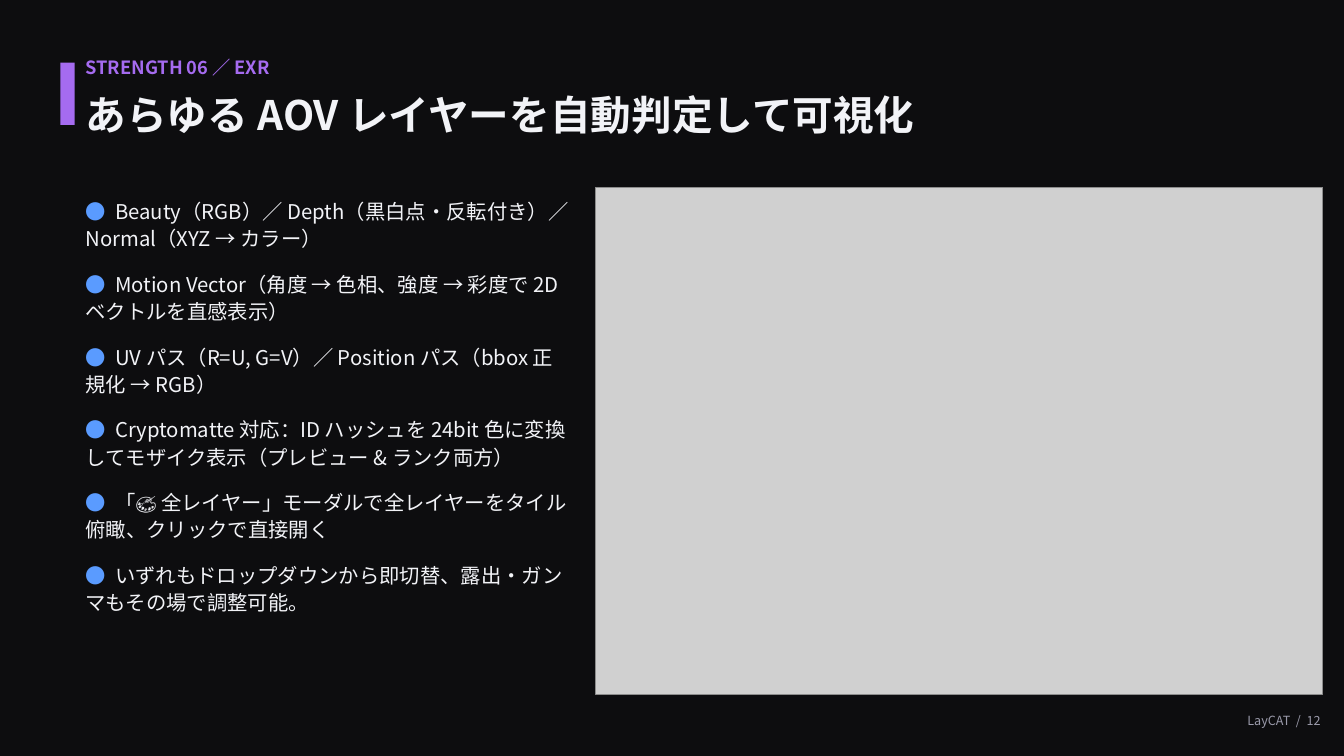
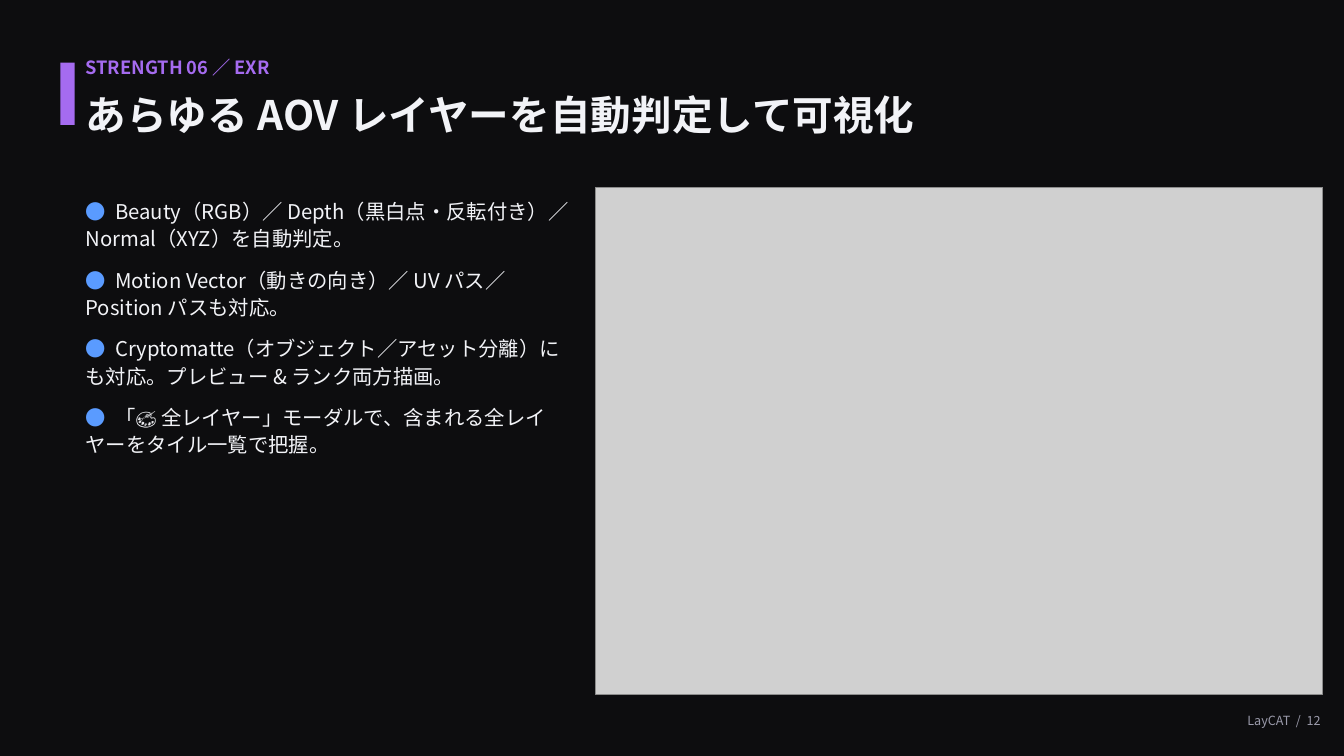
Before and after one commit to ogshaw03/lay_cat, a slide deck: slide 12 of LayCAT_紹介プレゼン.pptx. Drawn at 1344x756 pixels with LibreOffice and Linux fonts; fonts in the diff are those of the drawing; grey boxes stand for pictures. Boxes give left, top, right and bottom in pixels: in the first picture for what was removed or moved away, otherwise in the second. Text is boxed around its words. In the diff, an @@ line names an element or a change of style, - is before the commit and + after.

```diff
--- a/LayCAT_紹介プレゼン.pptx
+++ b/LayCAT_紹介プレゼン.pptx
@@ text at box(86, 201, 568, 454): text changed @@
-● Beauty（RGB）／ Depth（黒白点・反転付き）／ Normal（XYZ → カラー）
-● Motion Vector（角度 → 色相、強度 → 彩度で 2D ベクトルを直感表示）
-● UV パス（R=U, G=V）／ Position パス（bbox 正規化 → RGB）
-● Cryptomatte 対応：ID ハッシュを 24bit 色に変換してモザイク表示（プレビュー & ランク両方）
-● 「🎨 全レイヤー」モーダルで全レイヤーをタイル俯瞰、クリックで直接開く
-● いずれもドロップダウンから即切替、露出・ガンマもその場で調整可能。
+● Beauty（RGB）／ Depth（黒白点・反転付き）／ Normal（XYZ）を自動判定。
+● Motion Vector（動きの向き）／ UV パス／ Position パスも対応。
+● Cryptomatte（オブジェクト／アセット分離）にも対応。プレビュー & ランク両方描画。
+● 「🎨 全レイヤー」モーダルで、含まれる全レイヤーをタイル一覧で把握。
```
Also in this commit, not shown: 2 other slides changed.
